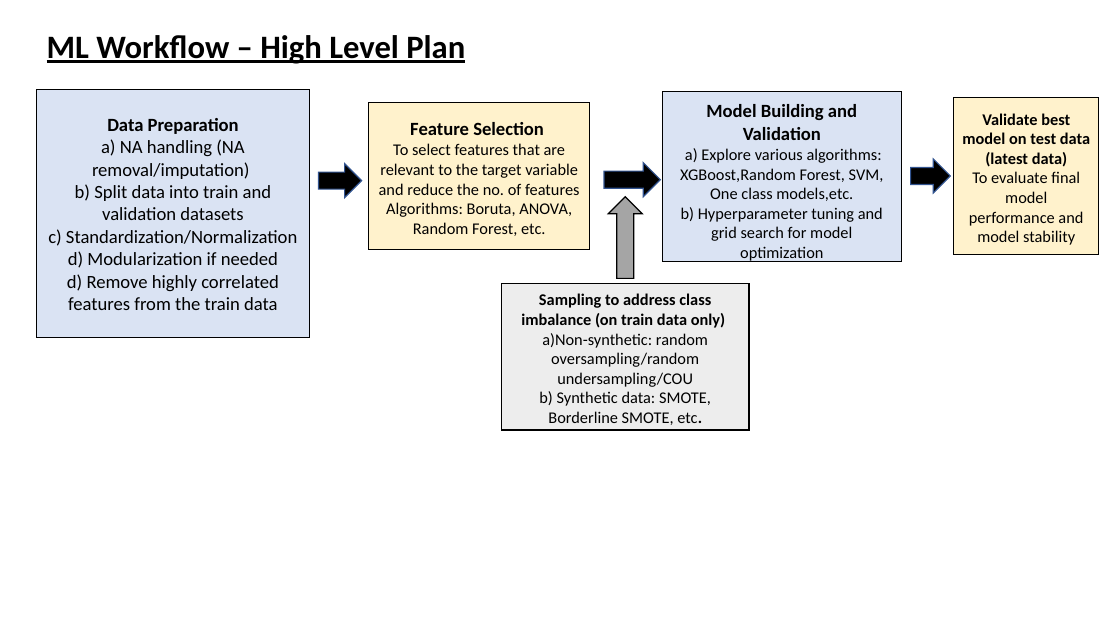
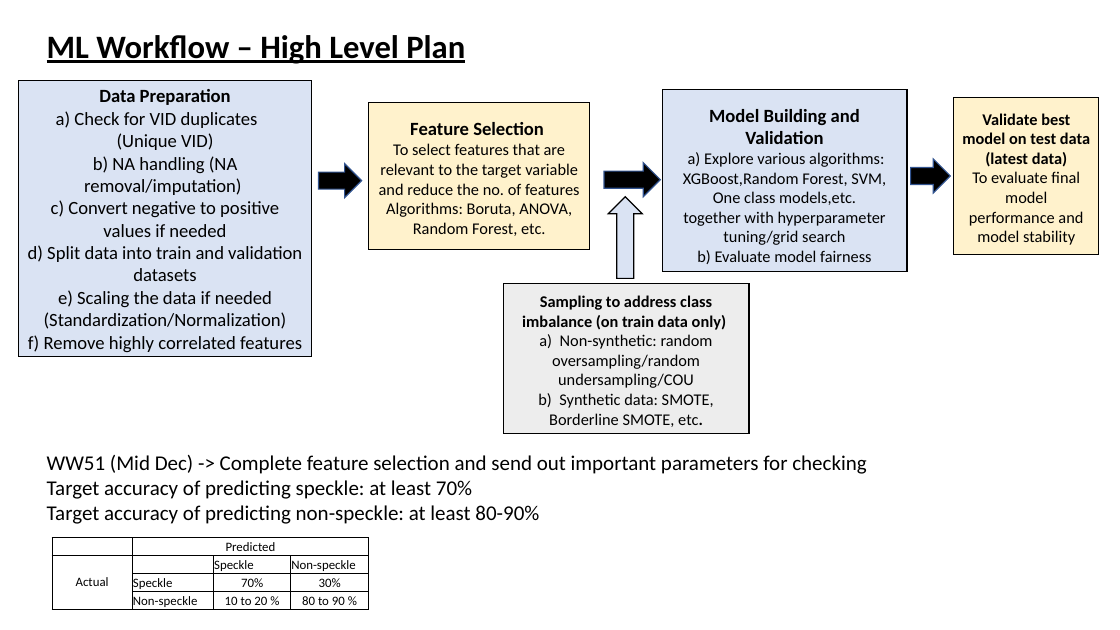
Before and after one commit to NicoleNL/ML-Speckle, a slide deck: slide 1 of ML Workflow.pptx. Drawn at 1120x630 pixels with LibreOffice and Linux fonts; fonts in the diff are those of the drawing. Boxes give left, top, right and bottom in pixels: in the first picture for what was removed or moved away, otherwise in the second. Text is boxed around its words. In the diff, an @@ line names an element or a change of style, - is before the commit and + after.

```diff
--- a/ML Workflow.pptx
+++ b/ML Workflow.pptx
@@ rectangle "Data Preparation": place and size @@
-rectangle "Data Preparation" at [37, 89, 309, 338]
+rectangle "Data Preparation" at [18, 81, 311, 357]
@@ text in rectangle at [28, 111, 302, 352]: text changed @@
-a) NA handling (NA removal/imputation)
-b) Split data into train and validation datasets
-c) Standardization/Normalization
-d) Modularization if needed
-d) Remove highly correlated features from the train data
+a) Check for VID duplicates (Unique VID)
+b) NA handling (NA removal/imputation)
+c) Convert negative to positive values if needed
+d) Split data into train and validation datasets
+e) Scaling the data if needed (Standardization/Normalization)
+f) Remove highly correlated features
@@ rectangle "Model Building and Validation": place and size @@
-rectangle "Model Building and Validation" at [662, 91, 902, 261]
+rectangle "Model Building and Validation" at [662, 90, 907, 271]
@@ right arrow at [608, 197, 643, 278]: fill #A5A5A5 to #DAE3F3 @@
@@ text in rectangle at [683, 211, 886, 264]: text changed @@
-b) Hyperparameter tuning and grid search for model optimization
+together with hyperparameter tuning/grid search
+b) Evaluate model fairness
@@ text in rectangle at [539, 334, 713, 388]: spaces changed @@
-a)Non-synthetic: random oversampling/random undersampling/COU
+a) Non-synthetic: random oversampling/random undersampling/COU
@@ text added at [47, 455, 866, 524], 18 pt, text #000000 @@
+WW51 (Mid Dec) -> Complete feature selection and send out important parameters for checking
+Target accuracy of predicting speckle: at least 70%
+Target accuracy of predicting non-speckle: at least 80-90%
@@ table added at [52, 538, 370, 611], 4 rows, 4 columns @@
+ | Predicted |  | 
+Actual |  | Speckle | Non-speckle
+ | Speckle | 70% | 30%
+ | Non-speckle | 10 to 20 % | 80 to 90 %
```
